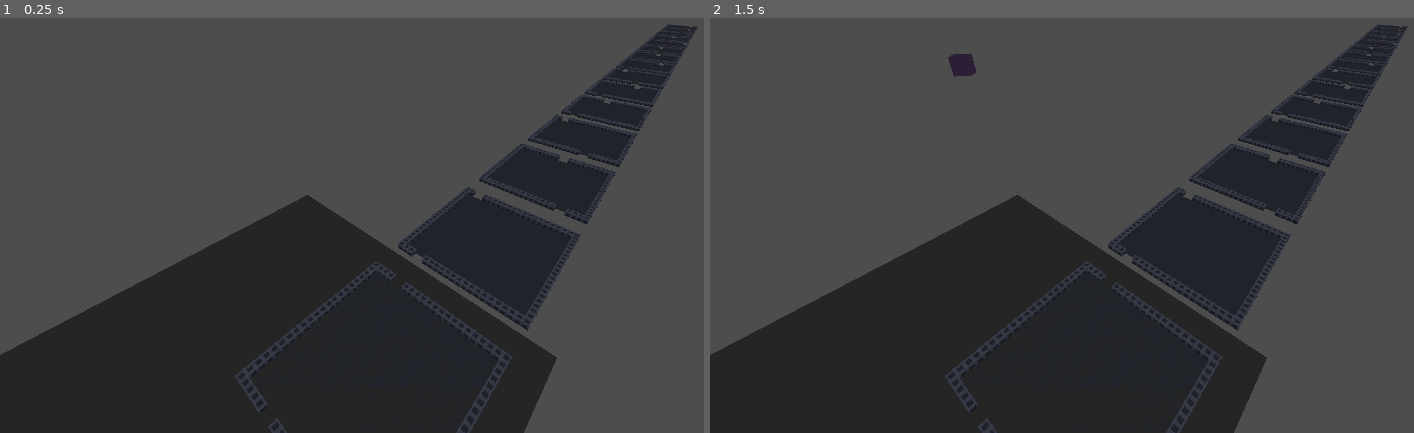
Above: before the commit, frames 1-2 (left to right).
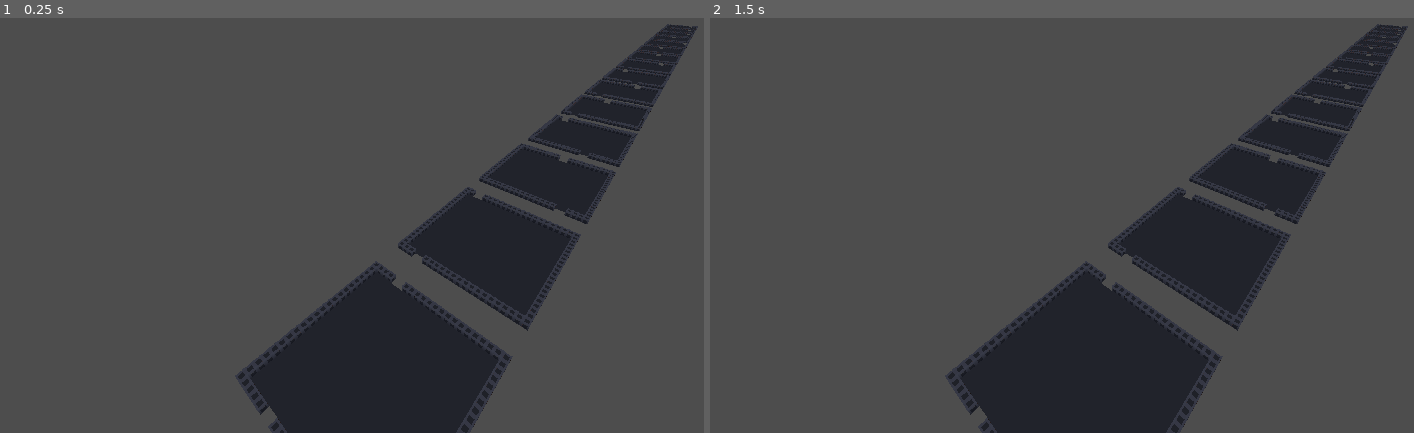
Above: after the commit, the same moments.

Repository: Simon-Bruno/SpaceRace
Game: Godot game, scene res://scenes/main.tscn
The game is run twice, just before and just after one commit, with the same random seed, the same clock (stepped at 60 frames per second) and the same inputs.
Inputs:
- Up to frame 1 (0.25 s): no input
- Up to frame 2 (1.5 s): tap Enter at 0.5 s; hold D (move_right) 0.53-1.28 s; tap Space (jump) at 0.77, 1.25 s; hold S (move_back) from 1.28 s (still down)

The runs differ from the first frame. In frame 1, 19% of the frame differs, in the area x 0-80%, y 42-100%; in frame 2, 19%, in the area x 0-80%, y 8-100%.

Commit message:
feat: added player to the scene

Diff:
--- a/scenes/main.tscn
+++ b/scenes/main.tscn
@@ -1,14 +1,8 @@
-[gd_scene load_steps=6 format=3 uid="uid://cv2e3kbgoaud3"]
+[gd_scene load_steps=4 format=3 uid="uid://cv2e3kbgoaud3"]
 
 [ext_resource type="PackedScene" uid="uid://dcnypvhw5skwe" path="res://scenes/world/world.tscn" id="1_41wv4"]
 [ext_resource type="PackedScene" uid="uid://oad7sxk4eaw5" path="res://scenes/camera.tscn" id="1_iglig"]
 [ext_resource type="PackedScene" uid="uid://bxnsgqthgkbxc" path="res://scenes/player.tscn" id="3_dh2ra"]
-
-[sub_resource type="BoxShape3D" id="BoxShape3D_4gg3f"]
-size = Vector3(50, 1, 50)
-
-[sub_resource type="BoxMesh" id="BoxMesh_tl283"]
-size = Vector3(50, 1, 50)
 
 [node name="Main" type="Node3D"]
 
@@ -17,13 +11,3 @@
 [node name="world" parent="." instance=ExtResource("1_41wv4")]
 
 [node name="Player" parent="." instance=ExtResource("3_dh2ra")]
-transform = Transform3D(1, 0, 0, 0, 1, 0, 0, 0, 1, 0, 100, 0)
-
-[node name="CollisionShape3D" type="CollisionShape3D" parent="."]
-transform = Transform3D(1, 0, 0, 0, 1, 0, 0, 0, 1, 0, -1, 0)
-shape = SubResource("BoxShape3D_4gg3f")
-
-[node name="MeshInstance3D" type="MeshInstance3D" parent="CollisionShape3D"]
-transform = Transform3D(1, 0, 0, 0, 1, 0, 0, 0, 1, 0, 1, 0)
-mesh = SubResource("BoxMesh_tl283")
-skeleton = NodePath("../..")
